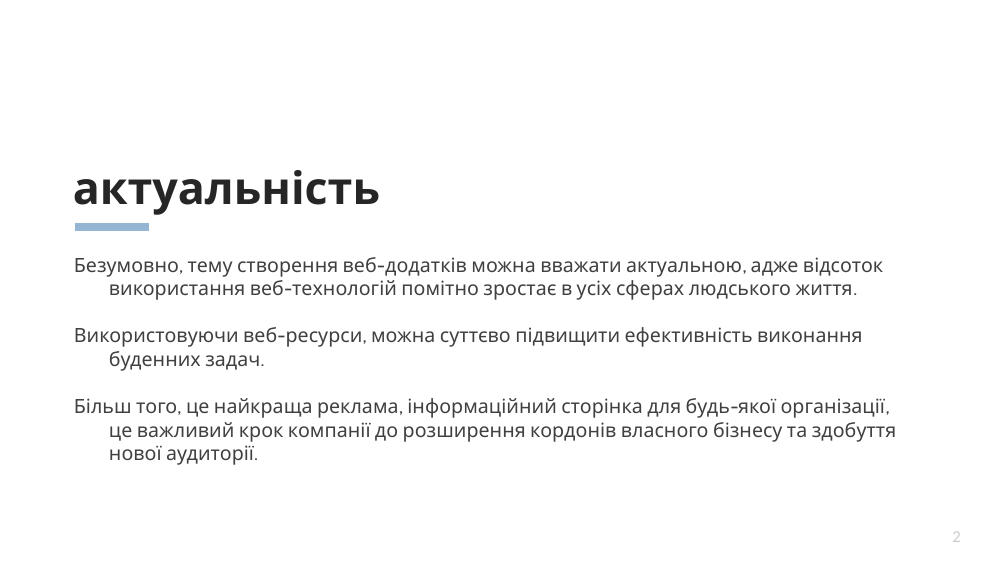
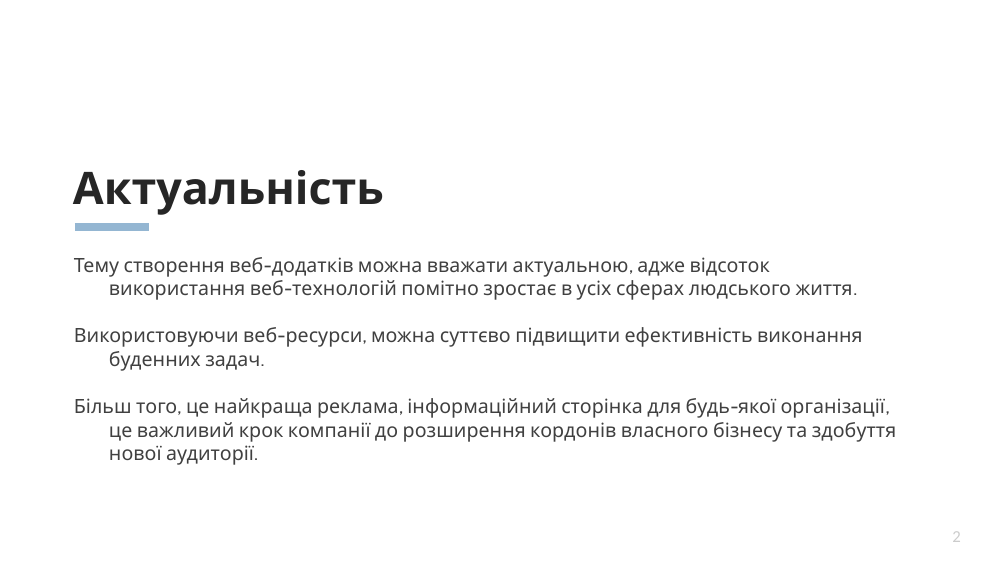
Before and after one commit to avrorilka/online-store-allium, a slide deck: slide 2 of Allium.pptx. Drawn at 1008x567 pixels with LibreOffice and Linux fonts; fonts in the diff are those of the drawing. Boxes give left, top, right and bottom in pixels: in the first picture for what was removed or moved away, otherwise in the second. Text is boxed around its words. In the diff, an @@ line names an element or a change of style, - is before the commit and + after.

```diff
--- a/Allium.pptx
+++ b/Allium.pptx
@@ title at bbox=[73, 170, 384, 215]: text changed @@
-актуальність
+Актуальність
@@ subtitle at bbox=[74, 257, 853, 300]: text changed @@
-Безумовно, тему створення веб-додатків можна вважати актуальною, адже відсоток використання веб-технологій помітно зростає в усіх сферах людського життя.
+Тему створення веб-додатків можна вважати актуальною, адже відсоток використання веб-технологій помітно зростає в усіх сферах людського життя.
```
Also in this commit, not shown: 4 other slides changed.
